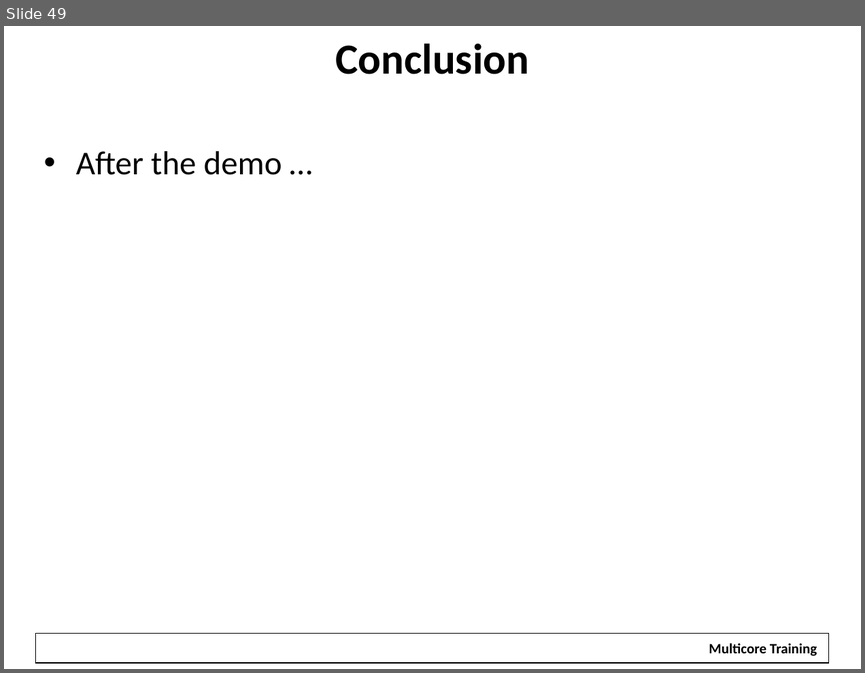
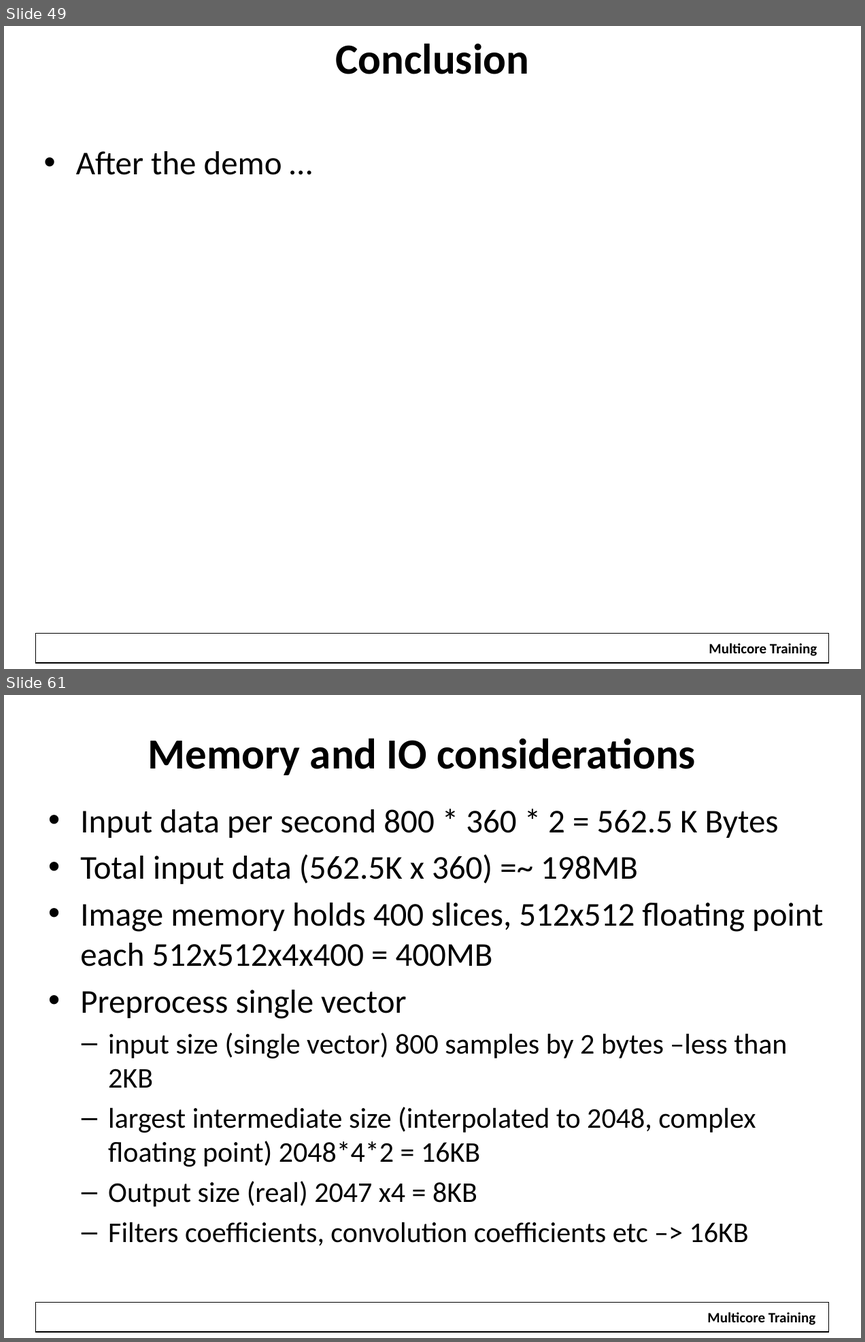
Before and after one commit to hari1989/keystone-workshop, a slide deck: slides/KeyStone Multicore Design.pptx. Shown one above the other, each under a label of ours: slide 49 before the commit, slides 49 and 61 after it; the slides between them are not shown. The pictures are 865x673 and 865x1342 pixels, drawn with LibreOffice and Linux fonts; fonts in the diff are those of the drawing; background and template pictures are left out. Boxes give left, top, right and bottom in pixels: in the first picture for what was removed or moved away, otherwise in the second. Text is boxed around its words. In the diff, an @@ line names an element or a change of style, - is before the commit and + after.

```diff
--- a/slides/KeyStone Multicore Design.pptx
+++ b/slides/KeyStone Multicore Design.pptx
@@ slide 61 added at [4, 695, 861, 1338], background #FFFFFF; not listed: 1 template element that a slide beside it also shows @@
@@ title added at [148, 738, 696, 775], 36 pt, text #000000, bold @@
+Memory and IO considerations
@@ text added at [80, 809, 823, 1245], 24 pt, text #000000 @@
+• Input data per second 800 * 360 * 2 = 562.5 K Bytes
+• Total input data (562.5K x 360) =~ 198MB
+• Image memory holds 400 slices, 512x512 floating point each 512x512x4x400 = 400MB
+• Preprocess single vector
+  – input size (single vector) 800 samples by 2 bytes –less than 2KB
+  – largest intermediate size (interpolated to 2048, complex floating point) 2048*4*2 = 16KB
+  – Output size (real) 2047 x4 = 8KB
+  – Filters coefficients, convolution coefficients etc –> 16KB
@@ rectangle added at [698, 1304, 825, 1330], fill #FFFFFF, 12 pt, text #000000, bold @@
+Multicore Training
```
Also in this commit, not shown: 29 other slides added.
